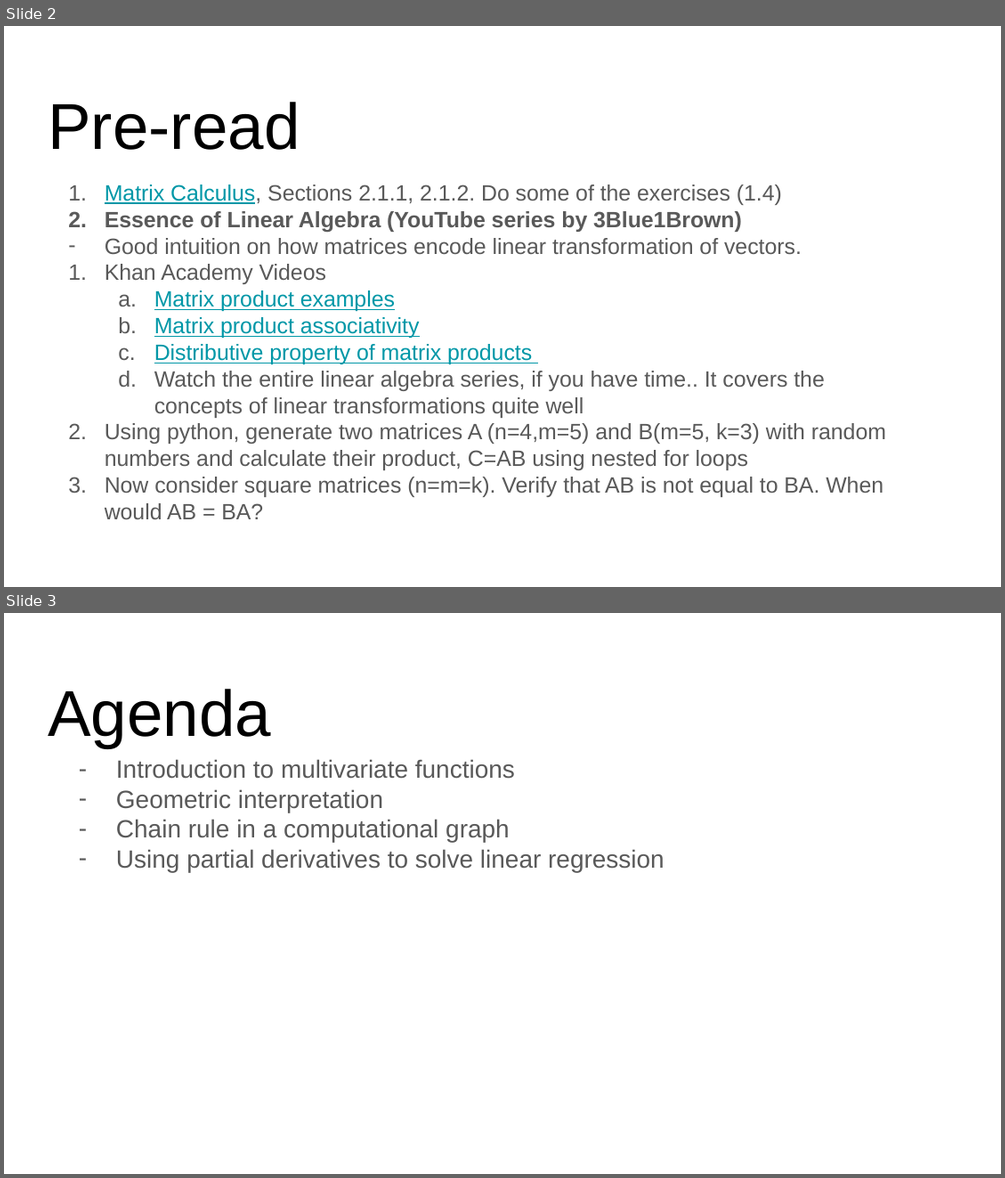
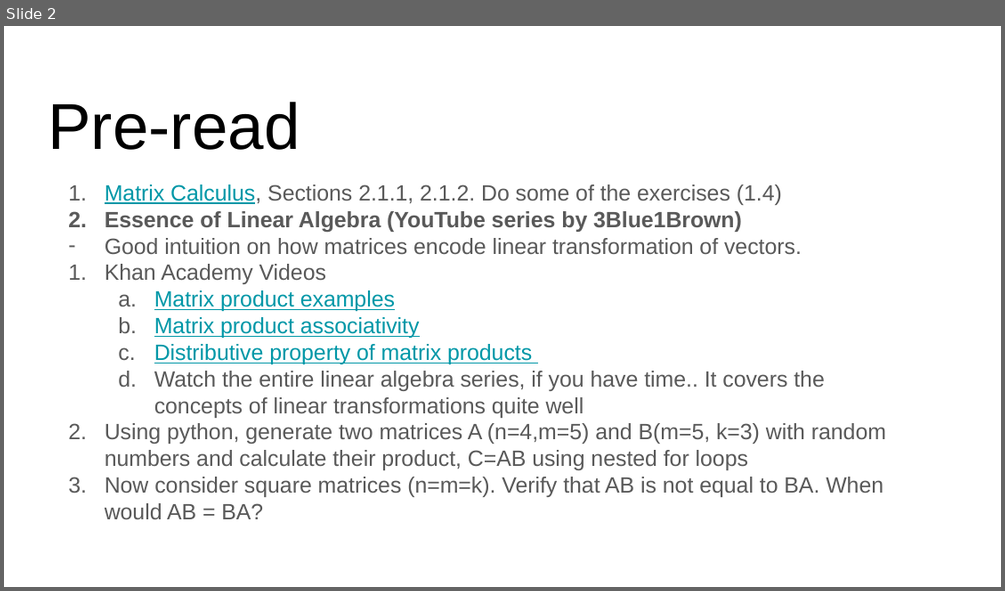
Before and after one commit to ankur6ue/deep-learning-course, a slide deck: Module 1/class_1.4/deep_learning_course_class_1.4.pptx. Shown one above the other, each under a label of ours: slides 2 and 3 before the commit, slide 2 after it. The pictures are 1005x1178 and 1005x591 pixels, drawn with LibreOffice and Linux fonts; fonts in the diff are those of the drawing. Boxes give left, top, right and bottom in pixels: in the first picture for what was removed or moved away, otherwise in the second. Text is boxed around its words. In the diff, an @@ line names an element or a change of style, - is before the commit and + after.

```diff
--- a/Module 1/class_1.4/deep_learning_course_class_1.4.pptx
+++ b/Module 1/class_1.4/deep_learning_course_class_1.4.pptx
@@ slide 3 removed at [4, 613, 1001, 1174], background #FFFFFF @@
@@ title removed at [48, 689, 271, 748] @@
-Agenda
@@ text removed at [116, 759, 664, 872] @@
-– Introduction to multivariate functions
-– Geometric interpretation
-– Chain rule in a computational graph
-– Using partial derivatives to solve linear regression
```
Also in this commit, not shown: 2 slides changed, 1 slide added, 1 other slide removed, 8 other files.
